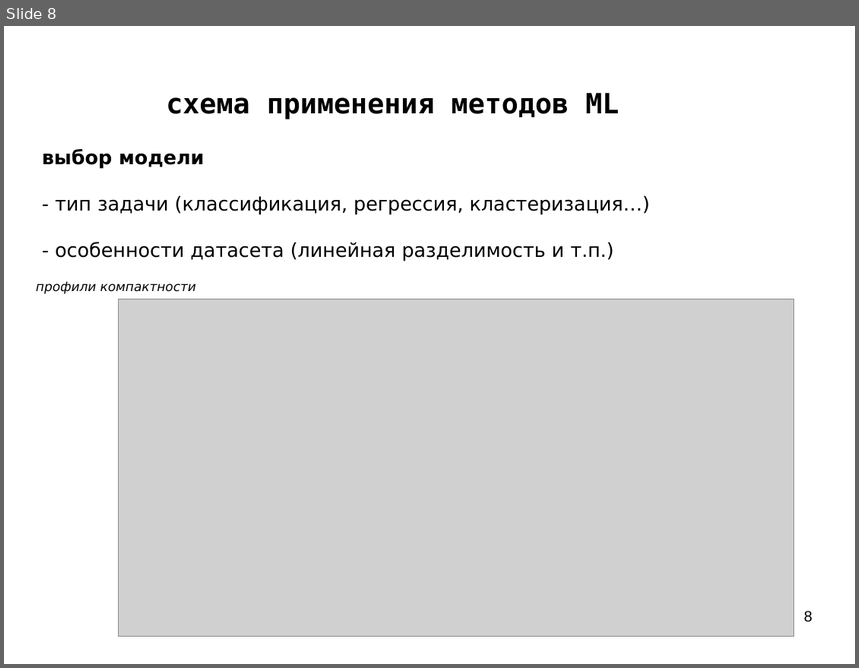
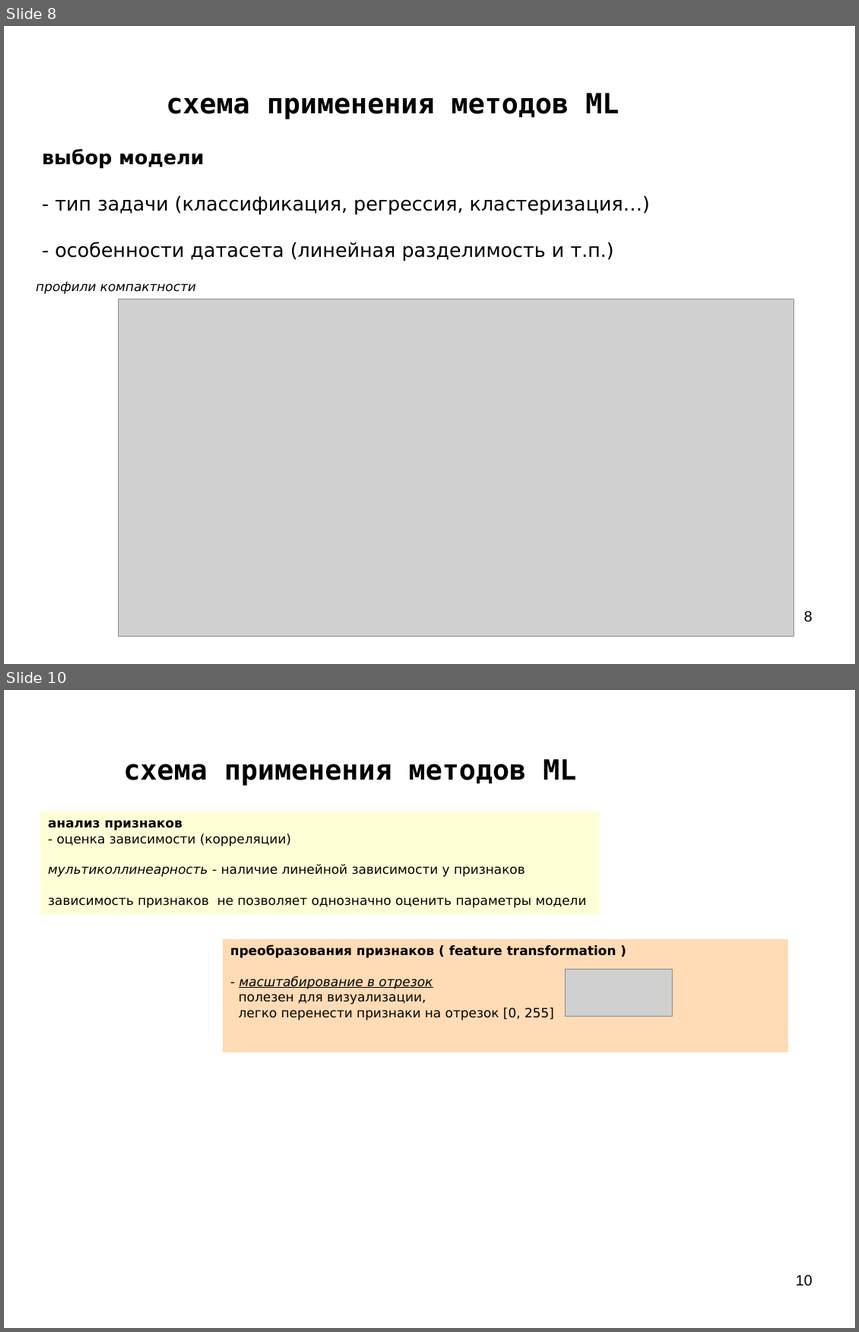
Before and after one commit to mechanoid5/ml_lectorium_legacy, a slide deck: 07-ml-pipeline.odp. Shown one above the other, each under a label of ours: slide 8 before the commit, slides 8 and 10 after it; the slides between them are not shown. The pictures are 859x668 and 859x1332 pixels, drawn with LibreOffice and Linux fonts; fonts in the diff are those of the drawing; grey boxes stand for pictures; background and template pictures are left out. Boxes give left, top, right and bottom in pixels: in the first picture for what was removed or moved away, otherwise in the second. Text is boxed around its words. In the diff, an @@ line names an element or a change of style, - is before the commit and + after.

```diff
--- a/07-ml-pipeline.odp
+++ b/07-ml-pipeline.odp
@@ slide 10 added at box(4, 690, 855, 1328), background picture (left out) @@
@@ title added at box(123, 759, 576, 786), 26 pt, text #000000, bold @@
+схема применения методов ML
@@ rectangle added at box(40, 812, 600, 915), fill #FFFFD7, 12 pt, text #000000 @@
+анализ признаков
+- оценка зависимости (корреляции)
+мультиколлинеарность - наличие линейной зависимости у признаков
+зависимость признаков не позволяет однозначно оценить параметры модели
@@ rectangle added at box(223, 939, 788, 1053), fill #FFDBB6, 12 pt, text #000000 @@
+преобразования признаков ( feature transformation )
+- масштабирование в отрезок
+полезен для визуализации,
+легко перенести признаки на отрезок [0, 255]
@@ picture added at box(566, 970, 673, 1017) @@
@@ page number added at box(796, 1275, 813, 1287), 14 pt, text #000000 @@
+10
```
Also in this commit, not shown: 2 slides changed, 8 other slides added, 4 other files.
